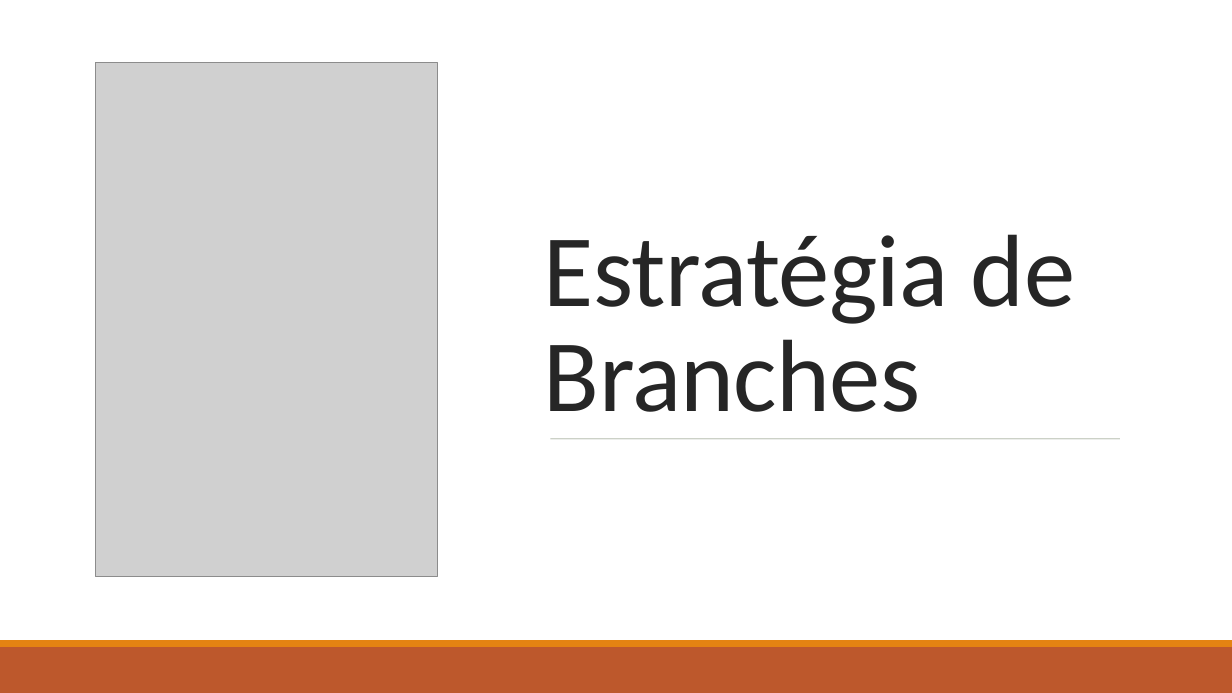
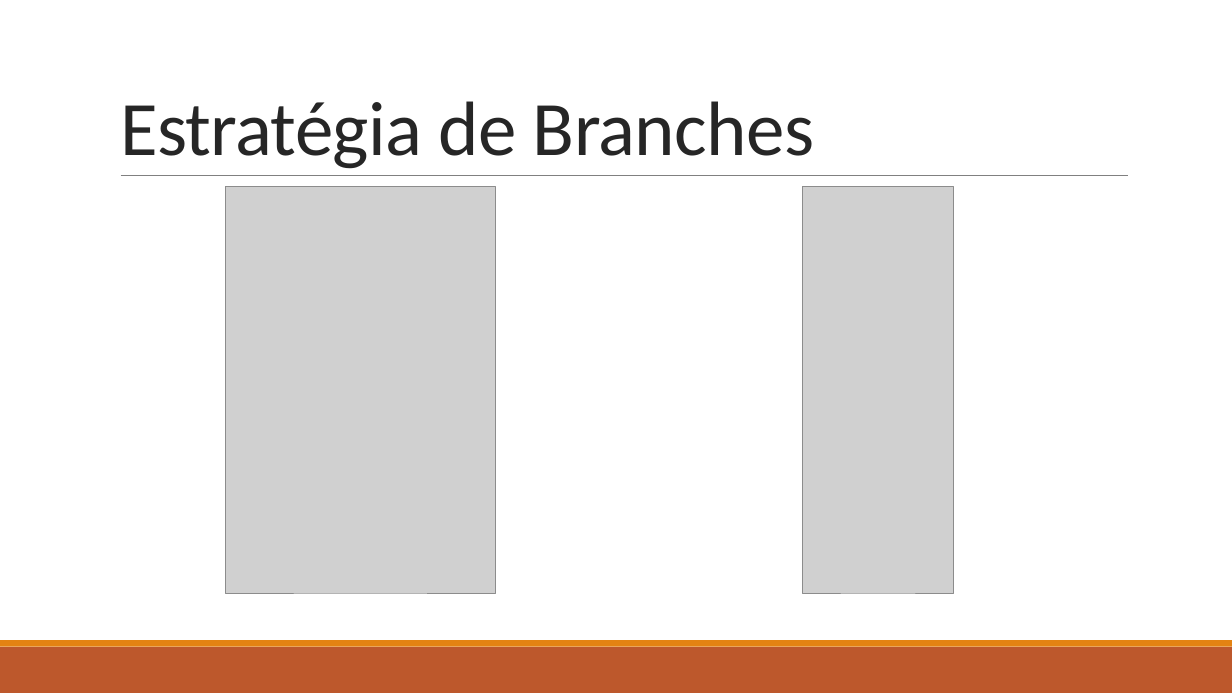
Before and after one commit to ekson73/Docs, a slide deck: slide 70 of Projeto VEK - GIT 4 VEK.pptx (slide 24 before the commit). Drawn at 1232x693 pixels with LibreOffice and Linux fonts; fonts in the diff are those of the drawing; grey boxes stand for pictures. Boxes give left, top, right and bottom in pixels: in the first picture for what was removed or moved away, otherwise in the second. Text is boxed around its words. In the diff, an @@ line names an element or a change of style, - is before the commit and + after.

```diff
--- a/Projeto VEK - GIT 4 VEK.pptx
+++ b/Projeto VEK - GIT 4 VEK.pptx
@@ rectangle removed at [0,0,1232,693] @@
@@ rectangle removed at [0,0,1232,640] @@
@@ title "Estratégia de Branches": place and size @@
-title "Estratégia de Branches" at [544,234,1075,412]
+title "Estratégia de Branches" at [120,101,814,169]
@@ title "Estratégia de Branches" at [120,101,814,169]: size 80 to 60 pt @@
@@ line added from (121, 176) to (1128, 176), #808080 0.5 pt @@
@@ picture: place and size @@
-picture at [95,63,437,577]
+picture at [226,187,495,593]
@@ picture added at [802,187,954,593] @@
@@ line removed from (551, 439) to (1120, 439) @@
@@ rectangle removed at [0,647,1232,693] @@
@@ rectangle removed at [0,640,1232,647] @@
@@ rectangle added at [0,647,1232,693], fill #BD582C @@
@@ rectangle added at [0,640,1232,647], fill #E48312 @@
```
Also in this commit, not shown: 15 other slides changed, 24 slides added, 2 slides removed, 2 other files.
